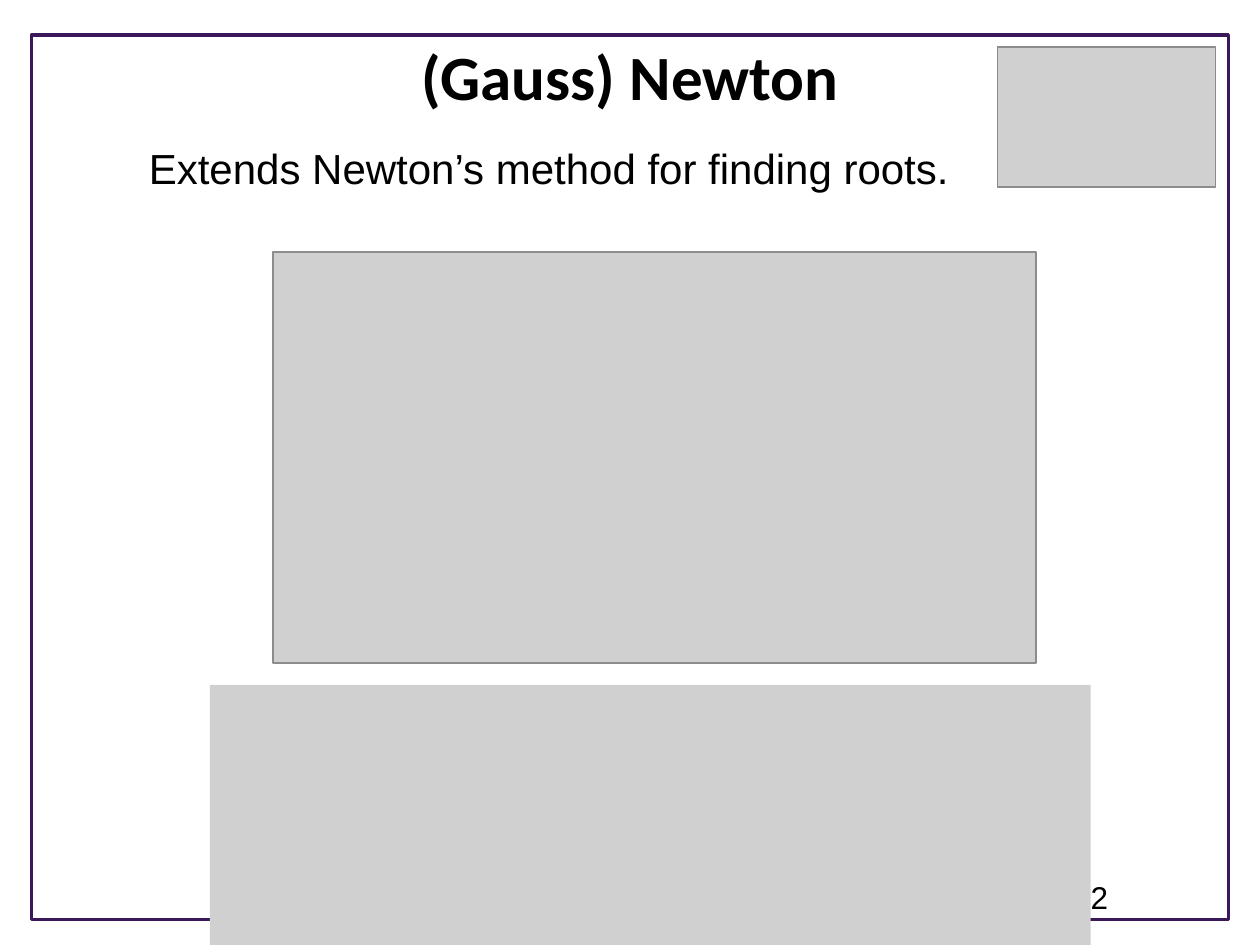
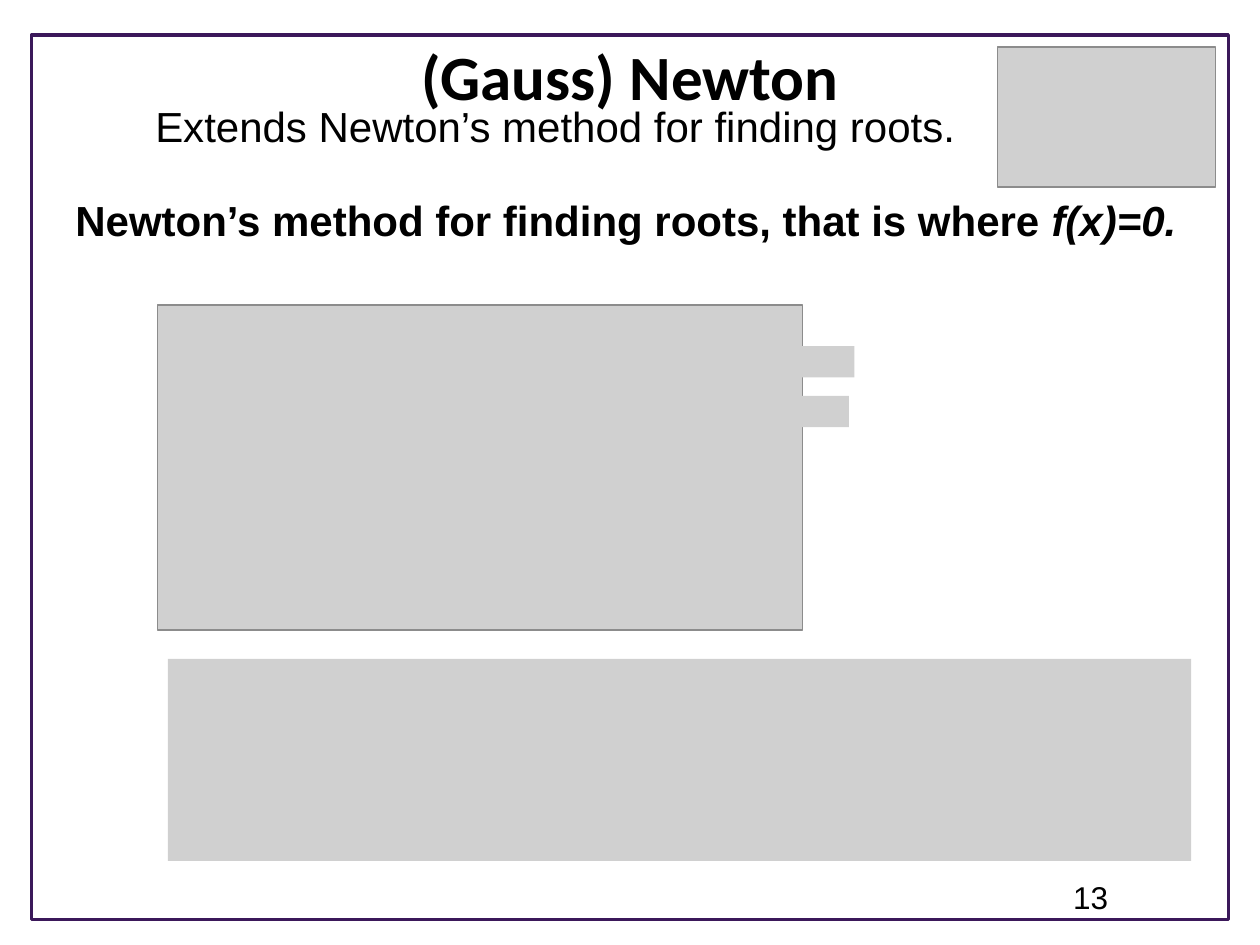
Before and after one commit to ModelEngineering/advancing-biomedical-models, a slide deck: slide 13 of Lectures/Lecture_8_Model_Fitting_Optimization_Techniques.pptx (slide 12 before the commit). Drawn at 1260x945 pixels with LibreOffice and Linux fonts; fonts in the diff are those of the drawing; grey boxes stand for pictures; background and template pictures are left out. Boxes give left, top, right and bottom in pixels: in the first picture for what was removed or moved away, otherwise in the second. Text is boxed around its words. In the diff, an @@ line names an element or a change of style, - is before the commit and + after.

```diff
--- a/Lectures/Lecture_8_Model_Fitting_Optimization_Techniques.pptx
+++ b/Lectures/Lecture_8_Model_Fitting_Optimization_Techniques.pptx
@@ text "Extends Newton’s method for finding ...": place and size @@
-text "Extends Newton’s method for finding ..." at bbox=[149, 153, 949, 192]
+text "Extends Newton’s method for finding ..." at bbox=[155, 109, 955, 151]
@@ text added at bbox=[75, 205, 1177, 245], 24 pt, text #000000, bold @@
+Newton’s method for finding roots, that is where f(x)=0.
@@ picture: place and size @@
-picture at bbox=[273, 252, 1037, 663]
+picture at bbox=[158, 305, 803, 630]
@@ picture added at bbox=[679, 346, 854, 378] @@
@@ picture added at bbox=[674, 396, 849, 427] @@
@@ picture: place and size @@
-picture at bbox=[210, 685, 1091, 945]
+picture at bbox=[168, 659, 1191, 862]
@@ page number at bbox=[1073, 887, 1108, 910]: text changed @@
-12
+13
```
Also in this commit, not shown: 2 other slides changed, 1 slide added.
